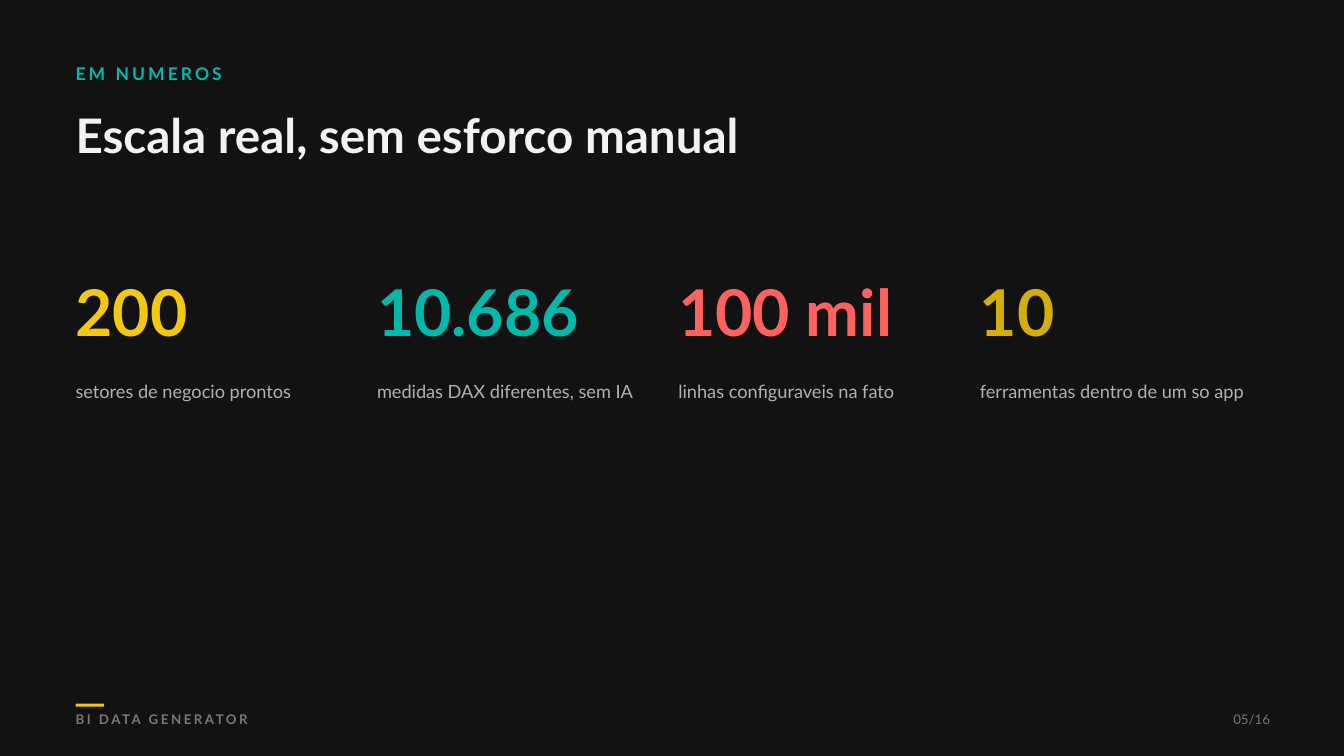
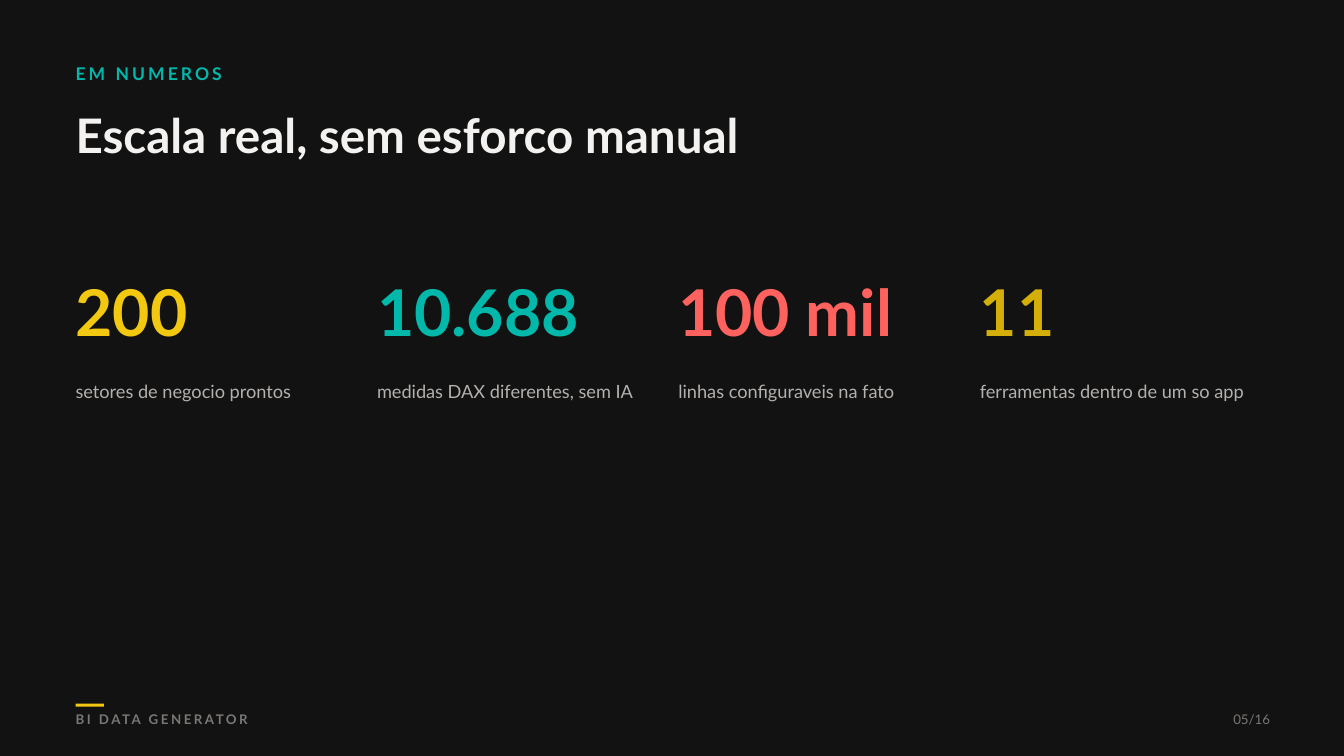
Before and after one commit to RodrigoAiosa/bi_data_generator, a slide deck: slide 5 of assets/BI_Data_Generator_Apresentacao.pptx. Drawn at 1344x756 pixels with LibreOffice and Linux fonts; fonts in the diff are those of the drawing. Boxes give left, top, right and bottom in pixels: in the first picture for what was removed or moved away, otherwise in the second. Text is boxed around its words. In the diff, an @@ line names an element or a change of style, - is before the commit and + after.

```diff
--- a/assets/BI_Data_Generator_Apresentacao.pptx
+++ b/assets/BI_Data_Generator_Apresentacao.pptx
@@ text at (377, 289, 579, 337): text changed @@
-10.686
+10.688
@@ text at (980, 289, 1055, 336): text changed @@
-10
+11
```
Also in this commit, not shown: 1 other slide changed, 1 other file.
